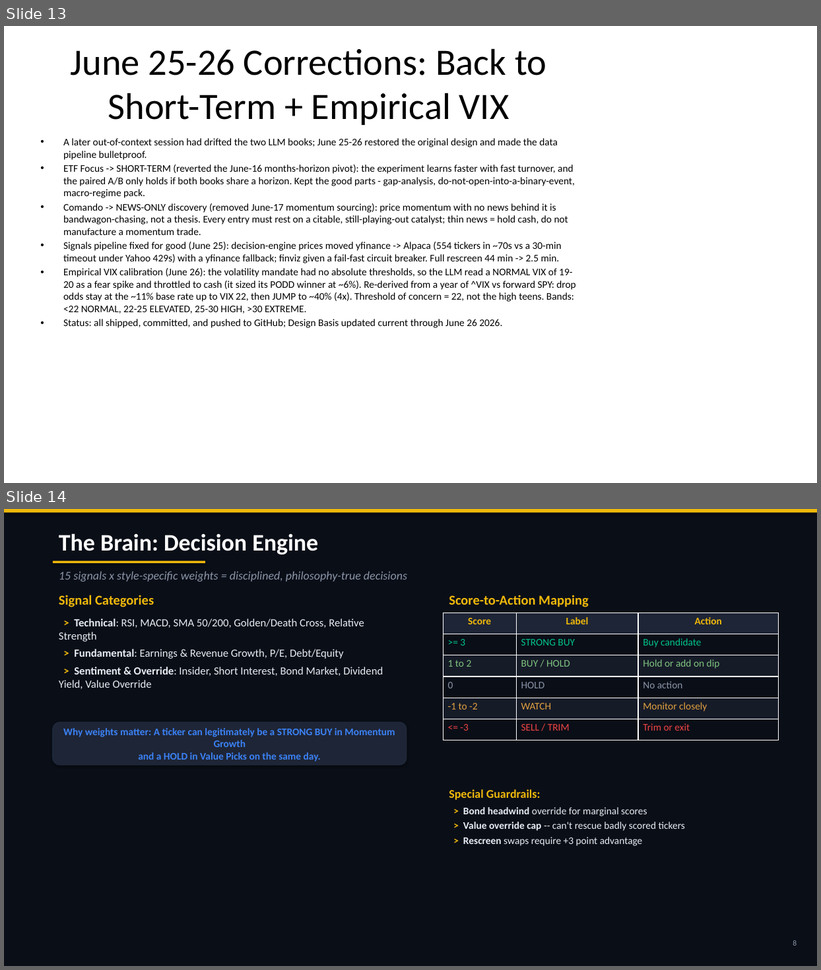
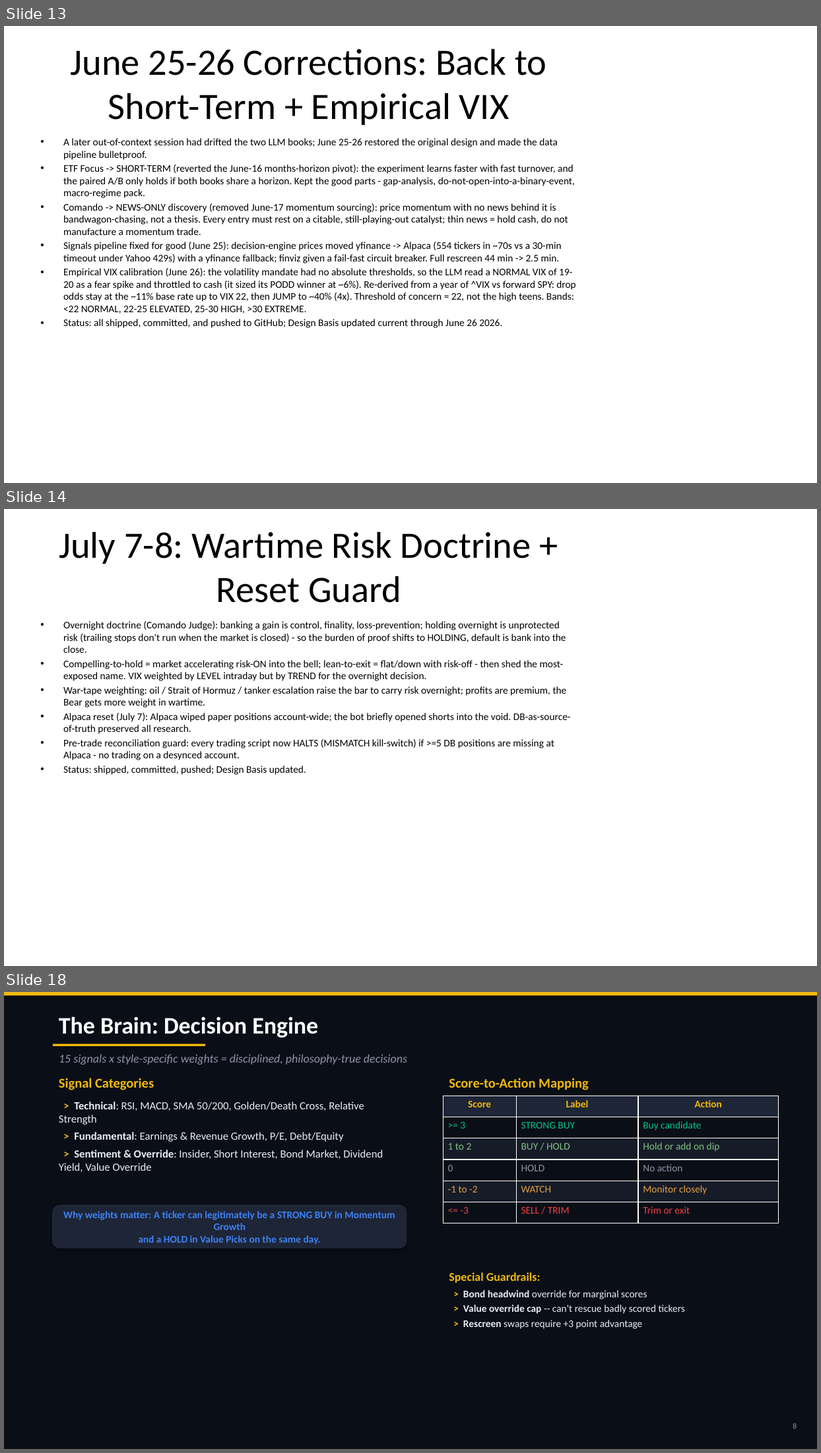
Before and after one commit to cbiggs1-tech/bigclaw-codebase, a slide deck: BigClaw_ShowAndTell.pptx. Shown one above the other, each under a label of ours: slides 13 and 14 before the commit, slides 13, 14 and 18 after it; the slides between them are not shown. The pictures are 821x970 and 821x1453 pixels, drawn with LibreOffice and Linux fonts; fonts in the diff are those of the drawing. Boxes give left, top, right and bottom in pixels: in the first picture for what was removed or moved away, otherwise in the second. Text is boxed around its words. In the diff, an @@ line names an element or a change of style, - is before the commit and + after.

```diff
--- a/BigClaw_ShowAndTell.pptx
+++ b/BigClaw_ShowAndTell.pptx
@@ slide 14 added at (4,509,817,966), background #FFFFFF @@
@@ title added at (59,531,531,603), 44 pt, text #000000 @@
+July 7-8: Wartime Risk Doctrine + Reset Guard
@@ text added at (63,621,571,775), 12 pt, text #000000 @@
+• Overnight doctrine (Comando Judge): banking a gain is control, finality, loss-prevention; holding overnight is unprotected risk (trailing stops don't run when the market is closed) - so the burden of proof shifts to HOLDING, default is bank into the close.
+• Compelling-to-hold = market accelerating risk-ON into the bell; lean-to-exit = flat/down with risk-off - then shed the most-exposed name. VIX weighted by LEVEL intraday but by TREND for the overnight decision.
+• War-tape weighting: oil / Strait of Hormuz / tanker escalation raise the bar to carry risk overnight; profits are premium, the Bear gets more weight in wartime.
+• Alpaca reset (July 7): Alpaca wiped paper positions account-wide; the bot briefly opened shorts into the void. DB-as-source-of-truth preserved all research.
+• Pre-trade reconciliation guard: every trading script now HALTS (MISMATCH kill-switch) if >=5 DB positions are missing at Alpaca - no trading on a desynced account.
+• Status: shipped, committed, pushed; Design Basis updated.
@@ what was slide 14 is now slide 18 @@
```
Also in this commit, not shown: 3 other slides added, 1 other file.
